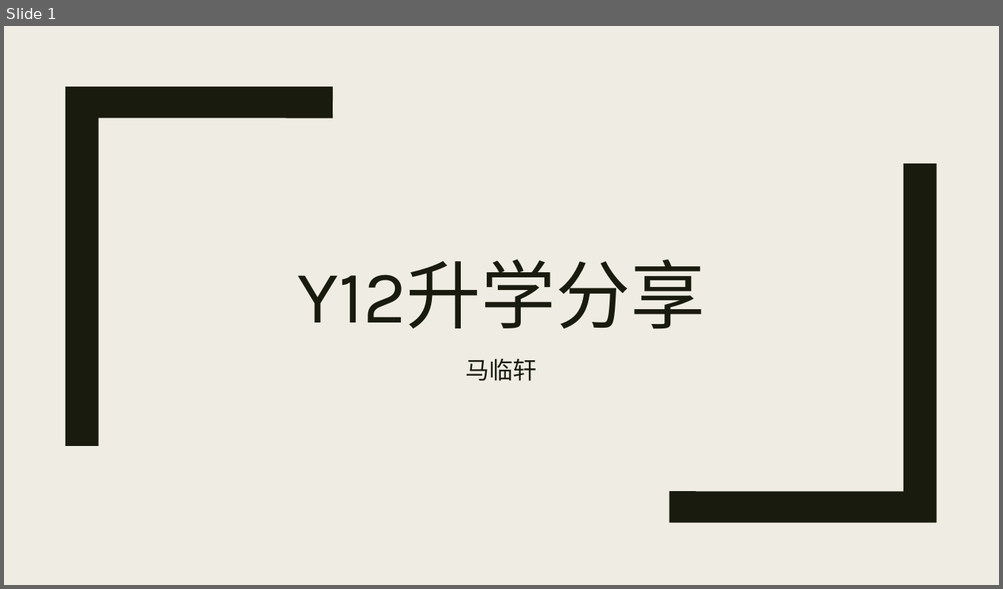
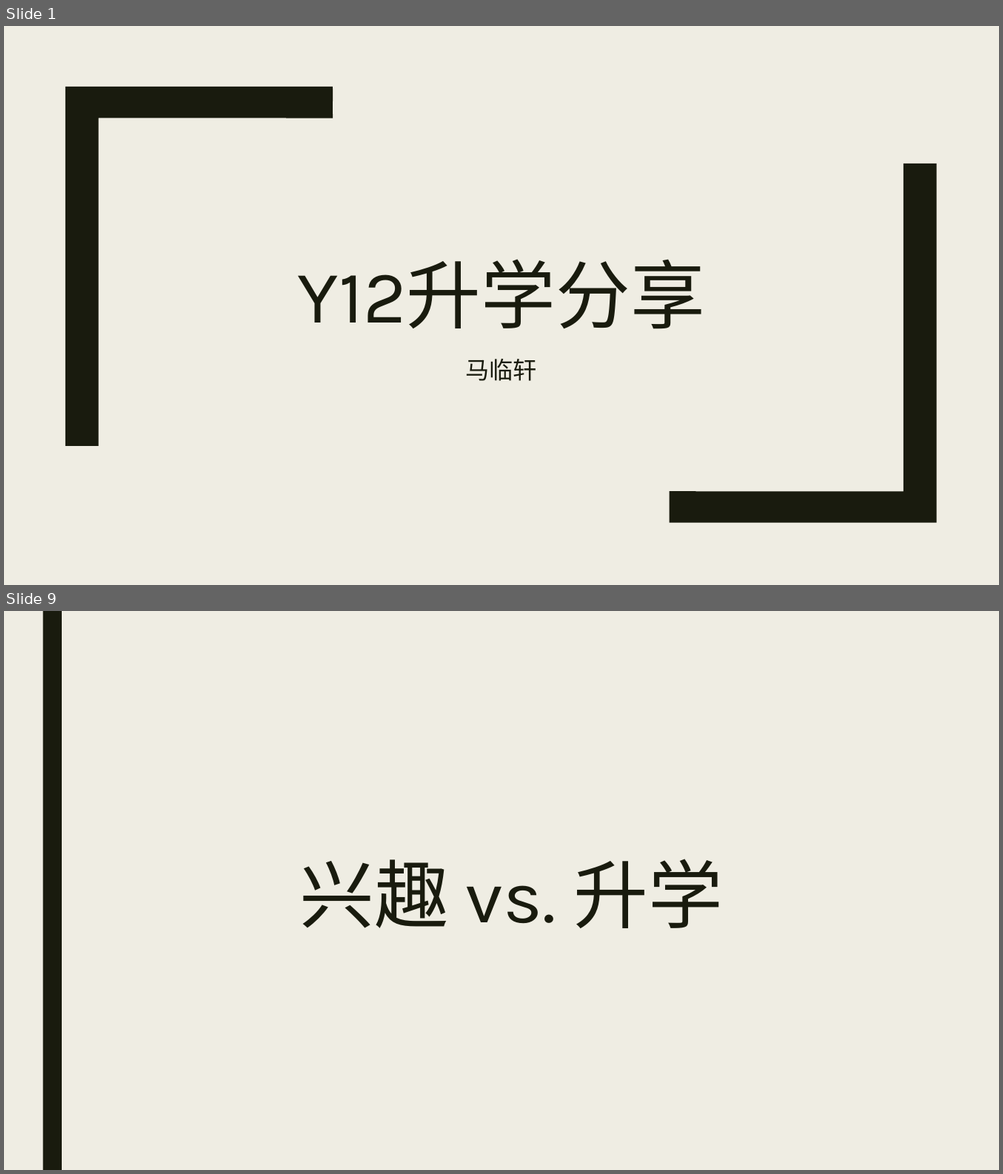
Before and after one commit to davidmaamoaix/fun-seminars, a slide deck: Presentation1.pptx. Shown one above the other, each under a label of ours: slide 1 before the commit, slides 1 and 9 after it; the slides between them are not shown. The pictures are 1003x589 and 1003x1174 pixels, drawn with LibreOffice and Linux fonts; fonts in the diff are those of the drawing. Boxes give left, top, right and bottom in pixels: in the first picture for what was removed or moved away, otherwise in the second. Text is boxed around its words. In the diff, an @@ line names an element or a change of style, - is before the commit and + after.

```diff
--- a/Presentation1.pptx
+++ b/Presentation1.pptx
@@ slide 9 added at <box>4,611,999,1170</box>, background #EFEDE3 @@
@@ rectangle added at <box>42,611,62,1170</box>, fill #191B0E @@
@@ title added at <box>300,859,723,928</box>, 72 pt, text #191B0E @@
+兴趣 vs. 升学
```
Also in this commit, not shown: 23 other slides added.
